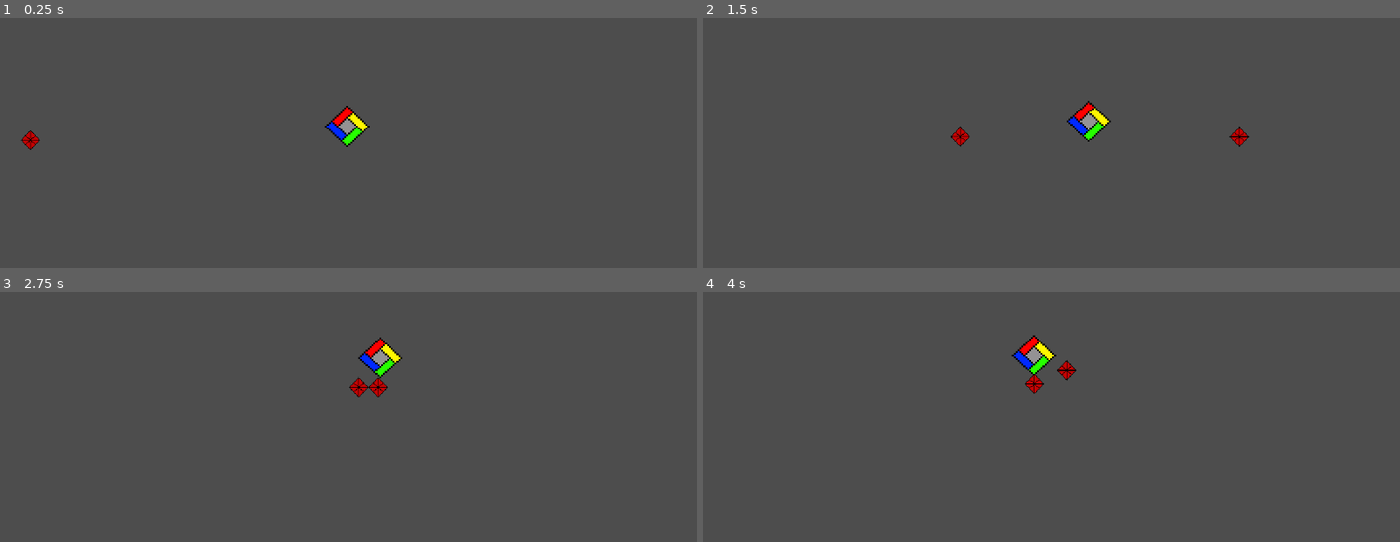
Above: before the commit, frames 1-4 (two rows, left to right).
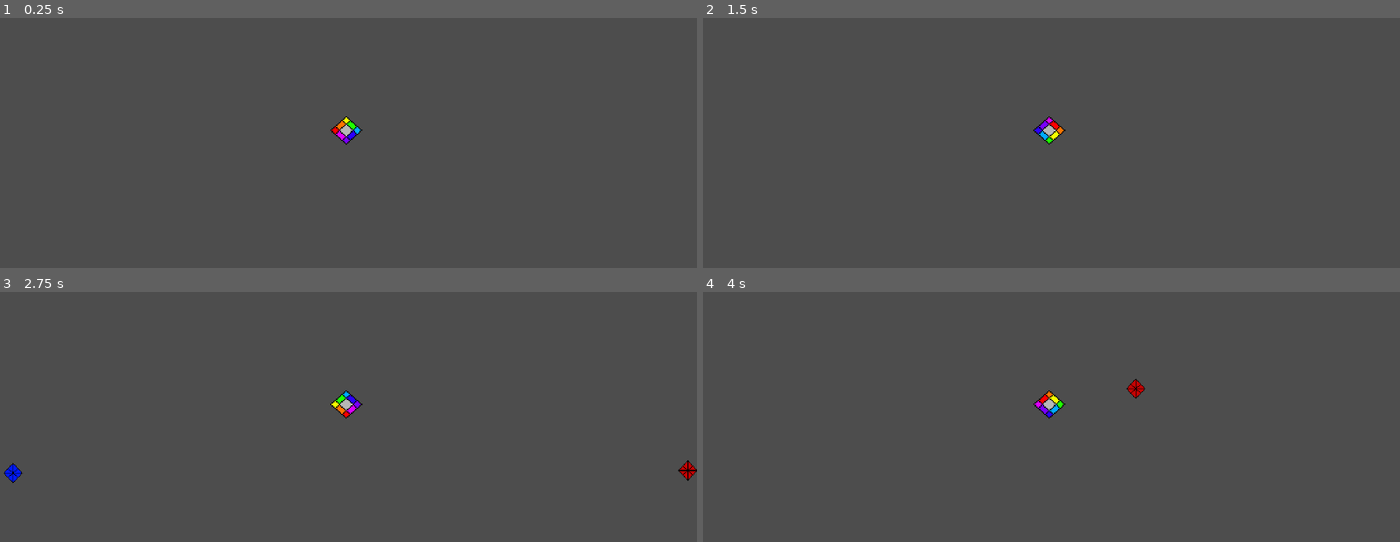
Above: after the commit, the same moments.

Repository: ITSCrew-Keith/geometry-game
Game: Godot game, scene res://scenes/fantasy.tscn
Same seed, same stepped clock (60 frames per second), same inputs: the game is played once before the commit and once after it.
Inputs (mouse positions are in pixels of both pictures, inside the frame that each line leads up to):
- Up to frame 1 (0.25 s): no input
- Up to frame 2 (1.5 s): move the mouse to (1204, 120) at 0.52 s; hold D 0.53-1.28 s; click (1204, 120) at 0.67 s; move the mouse to (912, 160) at 1.27 s; hold S from 1.28 s (still down); click (912, 160) at 1.42 s
- Up to frame 3 (2.75 s): move the mouse to (418, 329) at 2.02 s; release S at 2.03 s; hold D from 2.03 s (still down); click (418, 329) at 2.17 s
- Up to frame 4 (4 s): move the mouse to (1016, 492) at 2.77 s; release D at 2.78 s; hold W 2.78-3.53 s; click (1016, 492) at 2.92 s; move the mouse to (1260, 472) at 3.52 s; hold A from 3.53 s (still down); click (1260, 472) at 3.67 s

The runs differ from the first frame. In frame 1, 0.6% of the frame differs, in the area x 3-54%, y 35-53%; in frame 2, 1.0%; in frame 3, 1.3%, in the area x 0-100%, y 18-77%; in frame 4, 1.1%.

Commit message:
game
game

Diff:
--- a/side-project/project.godot
+++ b/side-project/project.godot
@@ -15,6 +15,11 @@
 config/features=PackedStringArray("4.3", "Forward Plus")
 config/icon="res://assets/icon.svg"
 
+[autoload]
+
+player="*res://scripts/character_body_2d.gd"
+Global="*res://scripts/Global.gd"
+
 [input]
 
 shoot={
--- a/side-project/scenes/fantasy.tscn
+++ b/side-project/scenes/fantasy.tscn
@@ -1,95 +1,158 @@
-[gd_scene load_steps=13 format=3 uid="uid://cjrjrlameij0q"]
+[gd_scene load_steps=21 format=3 uid="uid://cjrjrlameij0q"]
 
-[ext_resource type="Script" path="res://scenes/movement2.gd" id="1_q446l"]
-[ext_resource type="Texture2D" uid="uid://n3ri14eq0x47" path="res://assets/New Piskel-2.png" id="2_k6l2g"]
-[ext_resource type="Script" path="res://scenes/enemy_1.gd" id="2_soyhg"]
-[ext_resource type="Script" path="res://scenes/bullet.gd" id="3_s38pi"]
+[ext_resource type="Script" path="res://scripts/movement2.gd" id="1_q446l"]
+[ext_resource type="Texture2D" uid="uid://c0lcbpyytn8it" path="res://assets/Player Cube.png" id="2_oma4f"]
+[ext_resource type="Script" path="res://scripts/chaser.gd" id="2_soyhg"]
 [ext_resource type="Texture2D" uid="uid://cxqs3mkrxaw54" path="res://assets/New Piskel-3.png" id="4_7dqqr"]
+[ext_resource type="Script" path="res://scripts/enemy_hitbox.gd" id="4_p82jn"]
+[ext_resource type="Script" path="res://scripts/dasher.gd" id="7_kfd1g"]
+[ext_resource type="Script" path="res://scripts/counter.gd" id="7_q58bd"]
+[ext_resource type="Texture2D" uid="uid://cvyxln3xn2mxw" path="res://assets/New Piskel-3-1.png.png" id="8_5e0on"]
+
+[sub_resource type="RectangleShape2D" id="RectangleShape2D_xmtyh"]
+size = Vector2(21, 21)
+
+[sub_resource type="CircleShape2D" id="CircleShape2D_ftf47"]
+radius = 9.73847
 
 [sub_resource type="RectangleShape2D" id="RectangleShape2D_g6edi"]
-size = Vector2(37, 32)
+size = Vector2(24, 24)
 
-[sub_resource type="AtlasTexture" id="AtlasTexture_vcyyo"]
-atlas = ExtResource("2_k6l2g")
-region = Rect2(0, 0, 32, 32)
+[sub_resource type="AtlasTexture" id="AtlasTexture_mtwx6"]
+atlas = ExtResource("2_oma4f")
+region = Rect2(0, 0, 64, 64)
 
-[sub_resource type="AtlasTexture" id="AtlasTexture_i7vqm"]
-atlas = ExtResource("2_k6l2g")
-region = Rect2(32, 0, 32, 32)
+[sub_resource type="AtlasTexture" id="AtlasTexture_5he4g"]
+atlas = ExtResource("2_oma4f")
+region = Rect2(64, 0, 64, 64)
 
-[sub_resource type="AtlasTexture" id="AtlasTexture_m88fp"]
-atlas = ExtResource("2_k6l2g")
-region = Rect2(0, 32, 32, 32)
+[sub_resource type="AtlasTexture" id="AtlasTexture_r8387"]
+atlas = ExtResource("2_oma4f")
+region = Rect2(128, 0, 64, 64)
 
-[sub_resource type="AtlasTexture" id="AtlasTexture_u24ag"]
-atlas = ExtResource("2_k6l2g")
-region = Rect2(32, 32, 32, 32)
+[sub_resource type="AtlasTexture" id="AtlasTexture_ekgra"]
+atlas = ExtResource("2_oma4f")
+region = Rect2(0, 64, 64, 64)
 
-[sub_resource type="SpriteFrames" id="SpriteFrames_ix41c"]
+[sub_resource type="AtlasTexture" id="AtlasTexture_kubpg"]
+atlas = ExtResource("2_oma4f")
+region = Rect2(64, 64, 64, 64)
+
+[sub_resource type="AtlasTexture" id="AtlasTexture_3wfo0"]
+atlas = ExtResource("2_oma4f")
+region = Rect2(128, 64, 64, 64)
+
+[sub_resource type="AtlasTexture" id="AtlasTexture_c68qe"]
+atlas = ExtResource("2_oma4f")
+region = Rect2(0, 128, 64, 64)
+
+[sub_resource type="AtlasTexture" id="AtlasTexture_s5n0i"]
+atlas = ExtResource("2_oma4f")
+region = Rect2(64, 128, 64, 64)
+
+[sub_resource type="SpriteFrames" id="SpriteFrames_25b1b"]
 animations = [{
 "frames": [{
 "duration": 1.0,
-"texture": SubResource("AtlasTexture_vcyyo")
+"texture": SubResource("AtlasTexture_mtwx6")
 }, {
 "duration": 1.0,
-"texture": SubResource("AtlasTexture_i7vqm")
+"texture": SubResource("AtlasTexture_5he4g")
 }, {
 "duration": 1.0,
-"texture": SubResource("AtlasTexture_m88fp")
+"texture": SubResource("AtlasTexture_r8387")
 }, {
 "duration": 1.0,
-"texture": SubResource("AtlasTexture_u24ag")
+"texture": SubResource("AtlasTexture_ekgra")
+}, {
+"duration": 1.0,
+"texture": SubResource("AtlasTexture_kubpg")
+}, {
+"duration": 1.0,
+"texture": SubResource("AtlasTexture_3wfo0")
+}, {
+"duration": 1.0,
+"texture": SubResource("AtlasTexture_c68qe")
+}, {
+"duration": 1.0,
+"texture": SubResource("AtlasTexture_s5n0i")
 }],
 "loop": true,
 "name": &"default",
-"speed": 16.0
+"speed": 60.0
 }]
-
-[sub_resource type="CircleShape2D" id="CircleShape2D_3gnoo"]
-radius = 7.81025
 
 [node name="Node2D" type="Node2D"]
 
-[node name="player" type="CharacterBody2D" parent="."]
+[node name="chasers" type="CharacterBody2D" parent="."]
+position = Vector2(629.846, 0)
+script = ExtResource("2_soyhg")
+
+[node name="enemy hitbox" type="Area2D" parent="chasers"]
+script = ExtResource("4_p82jn")
+
+[node name="CollisionShape2D" type="CollisionShape2D" parent="chasers/enemy hitbox"]
+position = Vector2(-0.346008, 0.177002)
+shape = SubResource("RectangleShape2D_xmtyh")
+
+[node name="Sprite2D" type="Sprite2D" parent="chasers/enemy hitbox"]
+position = Vector2(0.5, -8.34465e-07)
+scale = Vector2(0.593751, 0.625)
+texture = ExtResource("4_7dqqr")
+
+[node name="CollisionShape2D" type="CollisionShape2D" parent="chasers"]
+shape = SubResource("CircleShape2D_ftf47")
+
+[node name="player" type="CharacterBody2D" parent="." groups=["player"]]
 script = ExtResource("1_q446l")
 
 [node name="CollisionShape2D" type="CollisionShape2D" parent="player"]
-position = Vector2(-0.5, -12)
+position = Vector2(-1, -9)
 shape = SubResource("RectangleShape2D_g6edi")
 
 [node name="AnimatedSprite2D" type="AnimatedSprite2D" parent="player"]
-position = Vector2(0.5, -11.5)
-scale = Vector2(1.59375, 1.46875)
-sprite_frames = SubResource("SpriteFrames_ix41c")
+position = Vector2(-0.24999, -8.75)
+scale = Vector2(0.570312, 0.507812)
+sprite_frames = SubResource("SpriteFrames_25b1b")
 autoplay = "default"
 
-[node name="Area2D" type="Area2D" parent="."]
-script = ExtResource("3_s38pi")
+[node name="Label" type="Label" parent="player"]
+offset_left = -1090.0
+offset_top = -631.0
+offset_right = -808.0
+offset_bottom = -457.0
+scale = Vector2(0.991967, 0.991071)
+theme_override_font_sizes/font_size = 60
+script = ExtResource("7_q58bd")
 
-[node name="Camera2D" type="Camera2D" parent="."]
+[node name="Camera2D" type="Camera2D" parent="player"]
 position = Vector2(1, -1)
 zoom = Vector2(2, 2)
 
-[node name="enemy 1" type="CharacterBody2D" parent="."]
-position = Vector2(381, 0)
-script = ExtResource("2_soyhg")
+[node name="dasher" type="CharacterBody2D" parent="."]
+position = Vector2(-520.385, 8.22272)
+script = ExtResource("7_kfd1g")
 
-[node name="Sprite2D" type="Sprite2D" parent="enemy 1"]
-position = Vector2(0.500009, -8.34465e-07)
+[node name="enemy hitbox" type="Area2D" parent="dasher"]
+script = ExtResource("4_p82jn")
+
+[node name="CollisionShape2D" type="CollisionShape2D" parent="dasher/enemy hitbox"]
+position = Vector2(-0.346008, 0.177002)
+shape = SubResource("RectangleShape2D_xmtyh")
+
+[node name="Sprite2D" type="Sprite2D" parent="dasher/enemy hitbox"]
+position = Vector2(0.5, -8.34465e-07)
 scale = Vector2(0.593751, 0.625)
-texture = ExtResource("4_7dqqr")
+texture = ExtResource("8_5e0on")
 
-[node name="CollisionShape2D" type="CollisionShape2D" parent="enemy 1"]
-shape = SubResource("CircleShape2D_3gnoo")
+[node name="CollisionShape2D" type="CollisionShape2D" parent="dasher"]
+shape = SubResource("CircleShape2D_ftf47")
 
-[node name="enemy 2" type="CharacterBody2D" parent="."]
-position = Vector2(-299.521, -1.11874)
-script = ExtResource("2_soyhg")
-
-[node name="Sprite2D" type="Sprite2D" parent="enemy 2"]
-position = Vector2(0.500009, -8.34465e-07)
-scale = Vector2(0.593751, 0.625)
-texture = ExtResource("4_7dqqr")
-
-[node name="CollisionShape2D" type="CollisionShape2D" parent="enemy 2"]
-shape = SubResource("CircleShape2D_3gnoo")
+[connection signal="mouse_entered" from="chasers" to="player" method="_on_enemy_1_mouse_entered"]
+[connection signal="mouse_shape_entered" from="chasers" to="player" method="_on_enemy_1_mouse_shape_entered"]
+[connection signal="body_entered" from="chasers/enemy hitbox" to="chasers/enemy hitbox" method="_on_body_entered"]
+[connection signal="body_entered" from="chasers/enemy hitbox" to="player" method="_on_enemy_hitbox_body_entered"]
+[connection signal="mouse_entered" from="dasher" to="player" method="_on_enemy_1_mouse_entered"]
+[connection signal="mouse_shape_entered" from="dasher" to="player" method="_on_enemy_1_mouse_shape_entered"]
+[connection signal="body_entered" from="dasher/enemy hitbox" to="player" method="_on_enemy_hitbox_body_entered"]
+[connection signal="body_entered" from="dasher/enemy hitbox" to="dasher/enemy hitbox" method="_on_body_entered"]
--- /dev/null
+++ b/side-project/scripts/Global.gd
@@ -0,0 +1,12 @@
+extends Node
+var timer = 0
+var jump_counter = 120
+var jump_counter2 = 25
+# Called when the node enters the scene tree for the first time.
+func _ready() -> void:
+	pass # Replace with function body.
+
+
+# Called every frame. 'delta' is the elapsed time since the previous frame.
+func _process(delta: float) -> void:
+	timer = timer + 1
--- /dev/null
+++ b/side-project/scripts/chaser.gd
@@ -0,0 +1,11 @@
+extends CharacterBody2D
+
+@onready var target= $"../player"
+
+
+
+func _physics_process(delta: float) -> void:
+	var speed = 100 + (Global.timer / 10)
+	var direction = (target.position-position).normalized()
+	velocity = direction * speed
+	move_and_slide()
--- /dev/null
+++ b/side-project/scripts/counter.gd
@@ -0,0 +1,11 @@
+extends Label
+
+
+# Called when the node enters the scene tree for the first time.
+func _ready() -> void:
+		pass
+
+
+# Called every frame. 'delta' is the elapsed time since the previous frame.
+func _process(delta: float) -> void:
+	self.text = str(Global.timer / 60)
--- /dev/null
+++ b/side-project/scripts/dasher.gd
@@ -0,0 +1,20 @@
+extends CharacterBody2D
+
+
+@onready var target= $"../player"
+
+
+
+func _physics_process(delta: float) -> void:
+	var speed = 700 + (Global.timer / 10)
+	var direction = (target.position-position).normalized()
+	velocity = direction * speed
+	if Global.jump_counter > 0:
+		Global.jump_counter = Global.jump_counter - 1
+	print(Global.jump_counter)
+	if Global.jump_counter == 0:
+		move_and_slide()
+		Global.jump_counter2 = Global.jump_counter2 - 1
+		if Global.jump_counter2 == 0:
+			Global.jump_counter = 120
+			Global.jump_counter2 = 25
--- /dev/null
+++ b/side-project/scripts/enemy_hitbox.gd
@@ -0,0 +1,17 @@
+extends Area2D
+
+
+# Called when the node enters the scene tree for the first time.
+func _ready() -> void:
+	pass # Replace with function body.
+
+
+# Called every frame. 'delta' is the elapsed time since the previous frame.
+func _process(delta: float) -> void:
+	pass
+
+
+func _on_body_entered(body: Node2D) -> void:
+	if body.is_in_group("player"):
+		get_tree().reload_current_scene()
+		Global.timer = 0
--- /dev/null
+++ b/side-project/scripts/manager.gd
@@ -0,0 +1,11 @@
+extends Node
+
+
+# Called when the node enters the scene tree for the first time.
+func _ready() -> void:
+	pass # Replace with function body.
+
+
+# Called every frame. 'delta' is the elapsed time since the previous frame.
+func _process(delta: float) -> void:
+	pass
--- /dev/null
+++ b/side-project/scripts/movement2.gd
@@ -0,0 +1,10 @@
+extends CharacterBody2D
+var playery = position.y
+var playerx = position.x
+var speed = 1
+
+
+func _physics_process(delta: float) -> void:
+	var direction=(get_local_mouse_position())
+	velocity = direction * speed
+	move_and_slide()
Binary file added: side-project/assets/New Piskel-3-1.png.png
Not shown, added: side-project/assets/New Piskel-3-1.png.png.import
Binary file added: side-project/assets/Player Cube.png
Not shown, added: side-project/assets/Player Cube.png.import
Binary file added: side-project/assets/dahyr2x-0ccb6197-b56a-4433-9fb0-cf98dbd234cb.jpg
Not shown, added: side-project/assets/dahyr2x-0ccb6197-b56a-4433-9fb0-cf98dbd234cb.jpg.import
